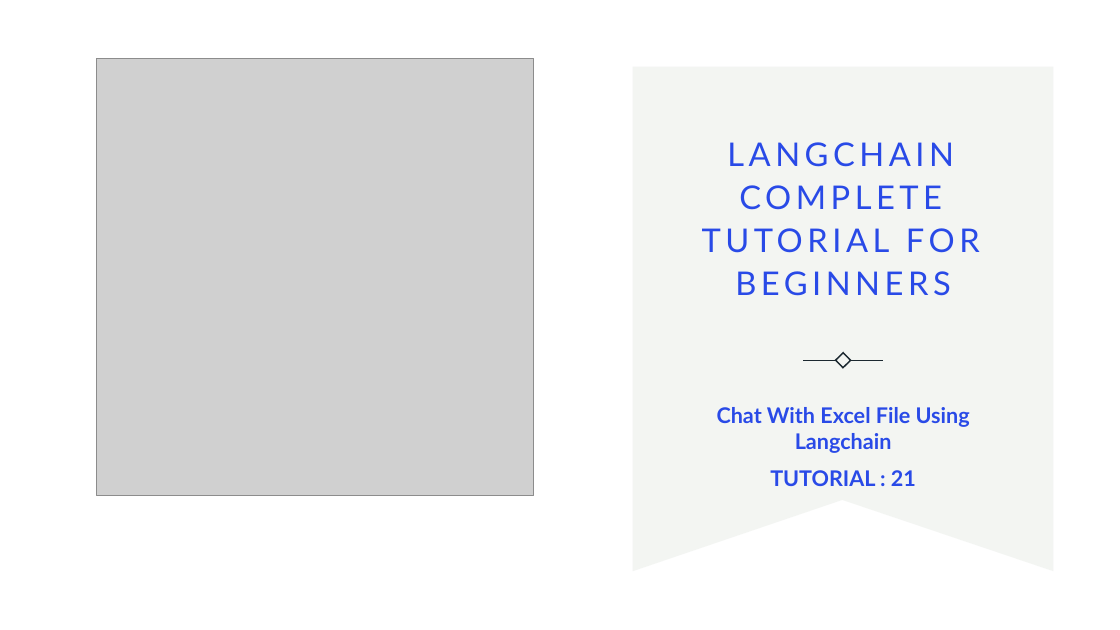
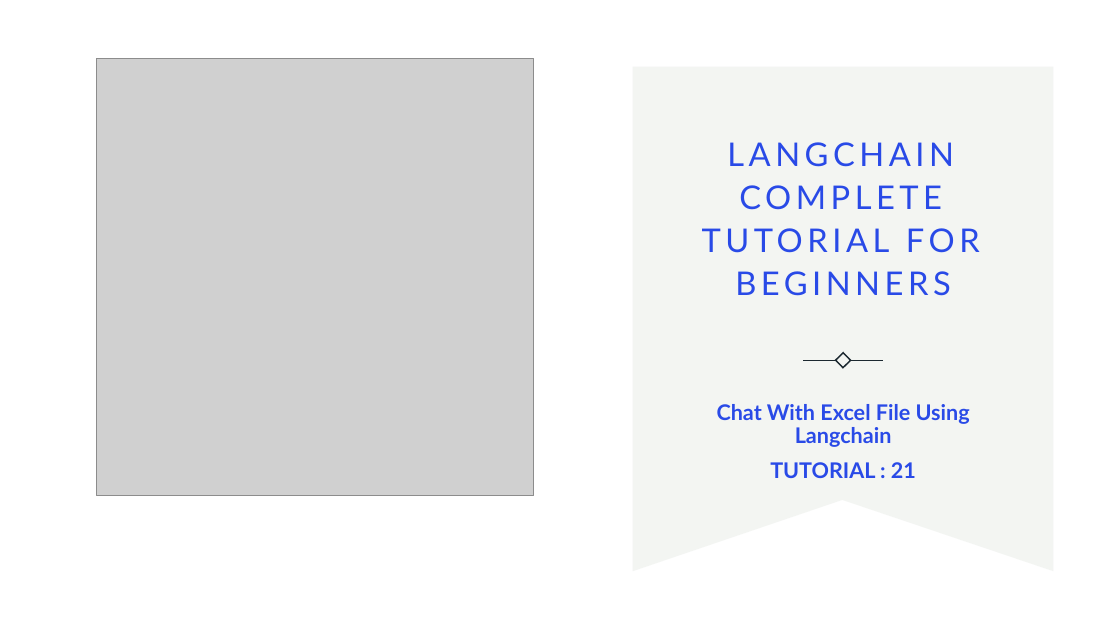
Before and after one commit to ronidas39/LLMtutorial, a slide deck: slide 1 of tutorial21/tutorial21.pptx. Drawn at 1120x630 pixels with LibreOffice and Linux fonts; fonts in the diff are those of the drawing; grey boxes stand for pictures; background and template pictures are left out. Boxes give left, top, right and bottom in pixels: in the first picture for what was removed or moved away, otherwise in the second. Text is boxed around its words. In the diff, an @@ line names an element or a change of style, - is before the commit and + after.

Commit message:
tutorial21

```diff
--- a/tutorial21/tutorial21.pptx
+++ b/tutorial21/tutorial21.pptx
@@ subtitle "Chat With Excel File Using ..." at bbox=[717, 404, 970, 478]: line spacing 1 to 0.9 @@
```
Also in this commit, not shown: 1 other slide changed, 1 other file.
